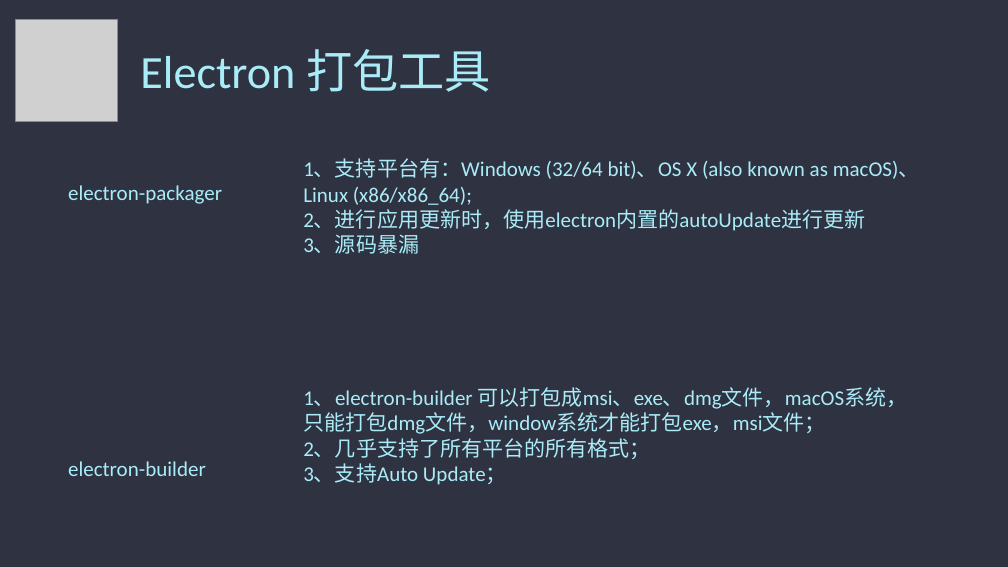
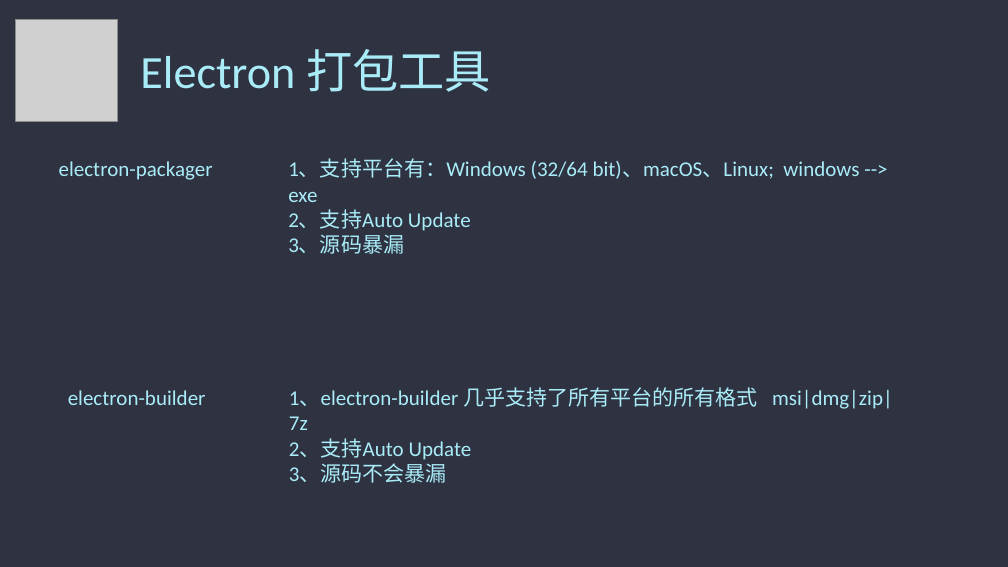
Before and after one commit to admiral20/electron-quick-start, a slide deck: slide 14 of ppt/electron.pptx. Drawn at 1008x567 pixels with LibreOffice and Linux fonts; fonts in the diff are those of the drawing; grey boxes stand for pictures. Boxes give left, top, right and bottom in pixels: in the first picture for what was removed or moved away, otherwise in the second. Text is boxed around its words. In the diff, an @@ line names an element or a change of style, - is before the commit and + after.

```diff
--- a/ppt/electron.pptx
+++ b/ppt/electron.pptx
@@ text "electron-packager": place and size @@
-text "electron-packager" at bbox=[68, 185, 222, 204]
+text "electron-packager" at bbox=[59, 161, 213, 180]
@@ text "1、支持平台有：Windows (32/64 bit)、macOS、Linux; windows --> ...": place and size @@
-text "1、支持平台有：Windows (32/64 bit)、macOS、Linux; windows --> ..." at bbox=[303, 159, 920, 254]
+text "1、支持平台有：Windows (32/64 bit)、macOS、Linux; windows --> ..." at bbox=[288, 159, 859, 254]
@@ text at bbox=[288, 159, 859, 231]: text changed @@
-1、支持平台有：Windows (32/64 bit)、OS X (also known as macOS)、Linux (x86/x86_64);
-2、进行应用更新时，使用electron内置的autoUpdate进行更新
+1、支持平台有：Windows (32/64 bit)、macOS、Linux; windows --> exe
+2、支持Auto Update
@@ text "electron-builder": place and size @@
-text "electron-builder" at bbox=[68, 461, 206, 476]
+text "electron-builder" at bbox=[68, 390, 206, 405]
@@ text at bbox=[289, 387, 893, 483]: text changed @@
-1、electron-builder 可以打包成msi、exe、dmg文件，macOS系统，只能打包dmg文件，window系统才能打包exe，msi文件；
-2、几乎支持了所有平台的所有格式；
-3、支持Auto Update；
+1、electron-builder 几乎支持了所有平台的所有格式 msi|dmg|zip|7z
+2、支持Auto Update
+3、源码不会暴漏
```
Also in this commit, not shown: 10 other slides changed, 1 other file.
